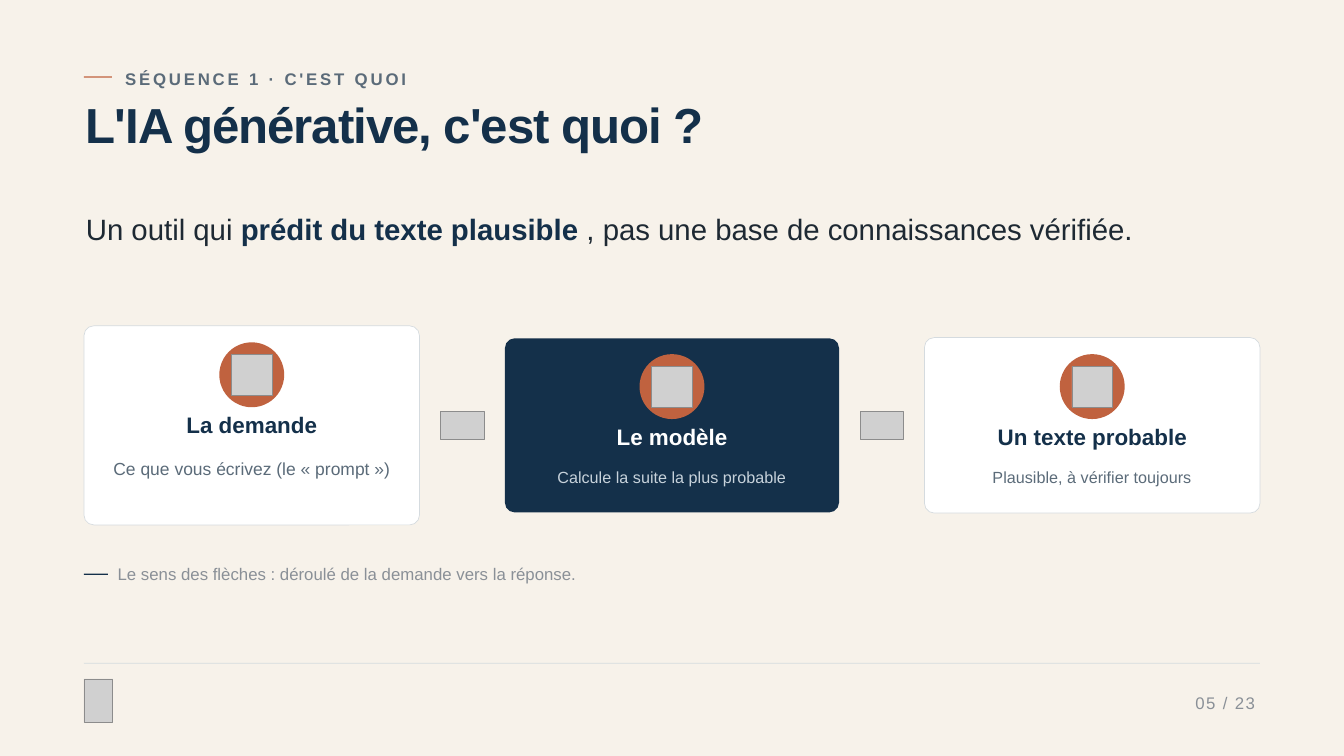
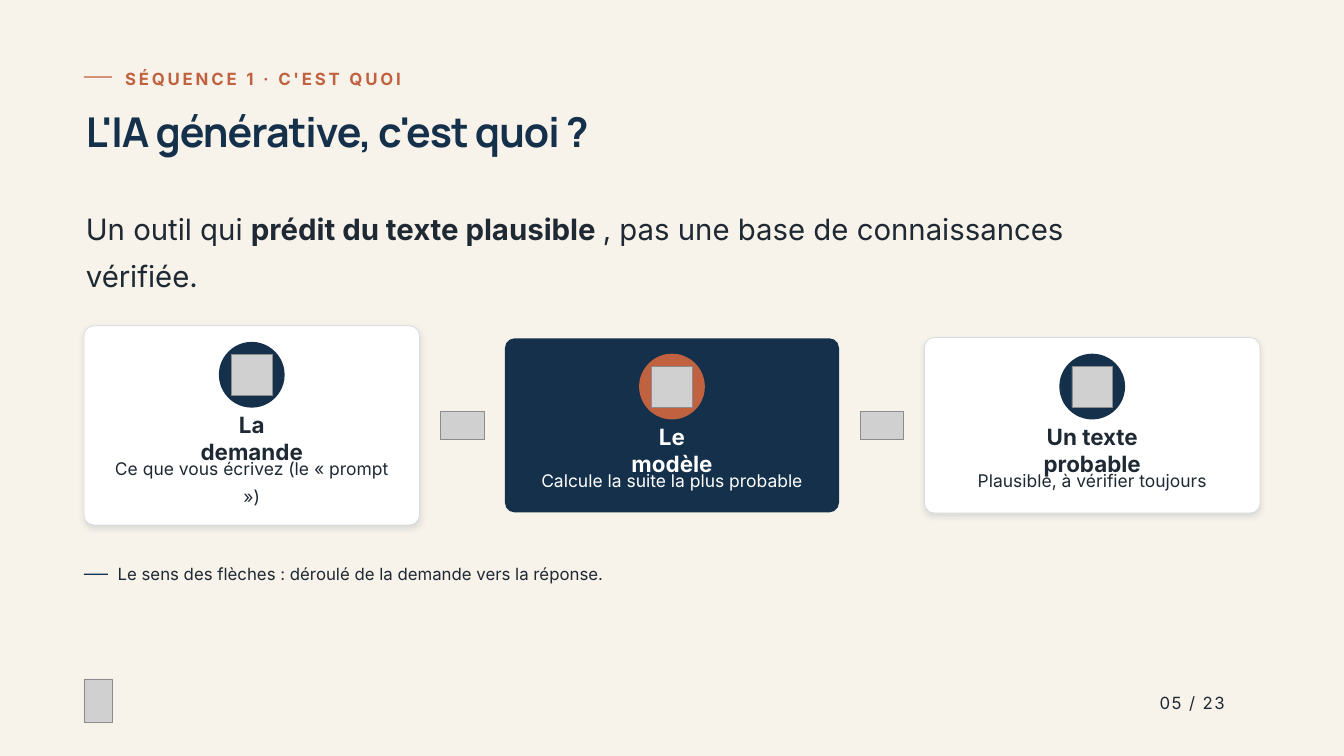
Before and after one commit to IsomereFR/Divers, a slide deck: slide 5 of Demande_de_prompt_formation_IA_2.pptx. Drawn at 1344x756 pixels with LibreOffice and Linux fonts; fonts in the diff are those of the drawing; grey boxes stand for pictures. Boxes give left, top, right and bottom in pixels: in the first picture for what was removed or moved away, otherwise in the second. Text is boxed around its words. In the diff, an @@ line names an element or a change of style, - is before the commit and + after.

```diff
--- a/Demande_de_prompt_formation_IA_2.pptx
+++ b/Demande_de_prompt_formation_IA_2.pptx
@@ text "SÉQUENCE 1 · C'EST QUOI" at [125,72,400,86]: font Arial to Inter, text colour #5B6B79 to #C0623F @@
@@ text "L'IA générative, c'est quoi ?" at [86,114,560,158]: size 52.7 to 44 pt, font Arial to Manrope; line spacing 0.84 to 1.04 @@
@@ text "Un outil qui prédit du ..." at [86,217,1064,288]: font Arial to Inter; text colour #14304A to #1E2933 in "prédit du texte plausible" @@
@@ rounded rectangle at [84,326,419,525]: shadow on @@
@@ ellipse at [219,342,285,408]: fill #C0623F to #14304A @@
@@ rounded rectangle at [925,337,1260,513]: shadow on @@
@@ ellipse at [1059,353,1125,419]: fill #C0623F to #14304A @@
@@ text "La demande" at [201,416,303,466]: font Arial to Inter, text colour #14304A to #1E2933 @@
@@ text "Ce que vous écrivez (le ..." at [115,461,388,479]: font Arial to Inter, text colour #5B6B79 to #1E2933 @@
@@ text "Le modèle" at [631,428,712,477]: font Arial to Inter @@
@@ text "Un texte probable" at [1044,428,1141,477]: font Arial to Inter, text colour #14304A to #1E2933 @@
@@ text "Calcule la suite la plus ..." at [541,474,802,491]: size 17.3 to 18.8 pt, font Arial to Inter, text colour #C7D2DB to #FFFFFF; line spacing 1.25 to 1.35 @@
@@ text "Plausible, à vérifier toujours" at [978,473,1206,491]: size 17.3 to 18.8 pt, font Arial to Inter, text colour #5B6B79 to #1E2933; line spacing 1.25 to 1.35 @@
@@ text "Le sens des flèches : ..." at [118,567,603,584]: font Arial to Inter, text colour #8A9097 to #1E2933 @@
@@ rectangle removed at [84,663,1260,663] @@
@@ text "05 / 23" at [1160,696,1225,709]: font Arial to Inter, text colour #8A9097 to #1E2933 @@
@@ text "05 / 23": place and size @@
-text "05 / 23" at [1195,697,1255,709]
+text "05 / 23" at [1160,696,1225,709]
```
Also in this commit, not shown: 22 other slides changed.
